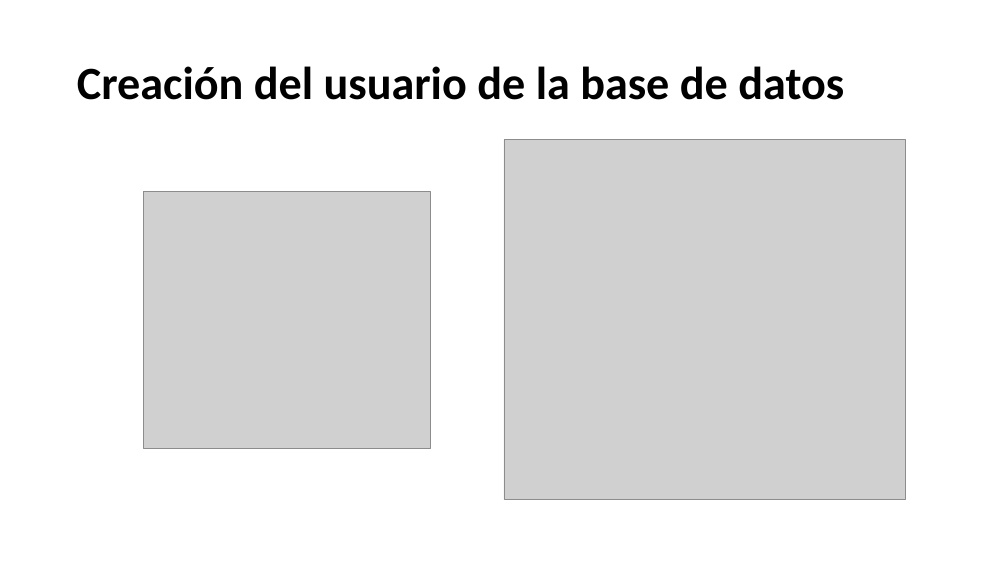
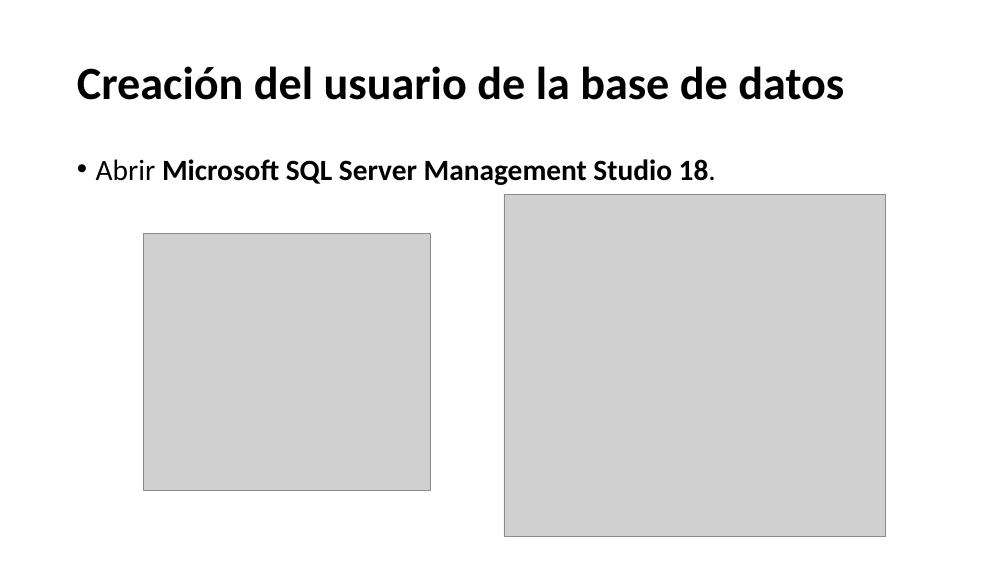
Before and after one commit to Agc96/alertas-colegio, a slide deck: slide 4 of docs/Instalación.pptx. Drawn at 1008x567 pixels with LibreOffice and Linux fonts; fonts in the diff are those of the drawing; grey boxes stand for pictures. Boxes give left, top, right and bottom in pixels: in the first picture for what was removed or moved away, otherwise in the second. Text is boxed around its words. In the diff, an @@ line names an element or a change of style, - is before the commit and + after.

```diff
--- a/docs/Instalación.pptx
+++ b/docs/Instalación.pptx
@@ text added at <box>96,159,716,185</box>, 28 pt, text #000000, bold @@
+• Abrir Microsoft SQL Server Management Studio 18.
@@ picture: place and size @@
-picture at <box>504,140,906,500</box>
+picture at <box>504,194,886,537</box>
@@ picture: place and size @@
-picture at <box>144,191,430,448</box>
+picture at <box>144,234,430,491</box>
```
Also in this commit, not shown: 1 other slide changed, 4 other files.
